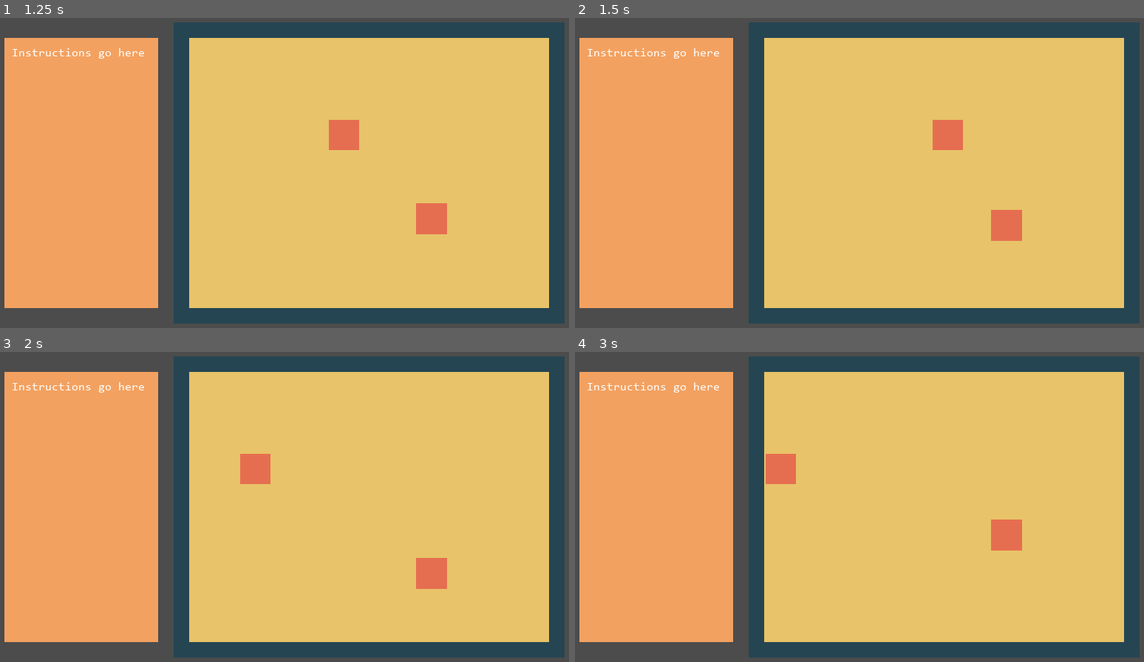
Above: before the commit, frames 1-4 (two rows, left to right).
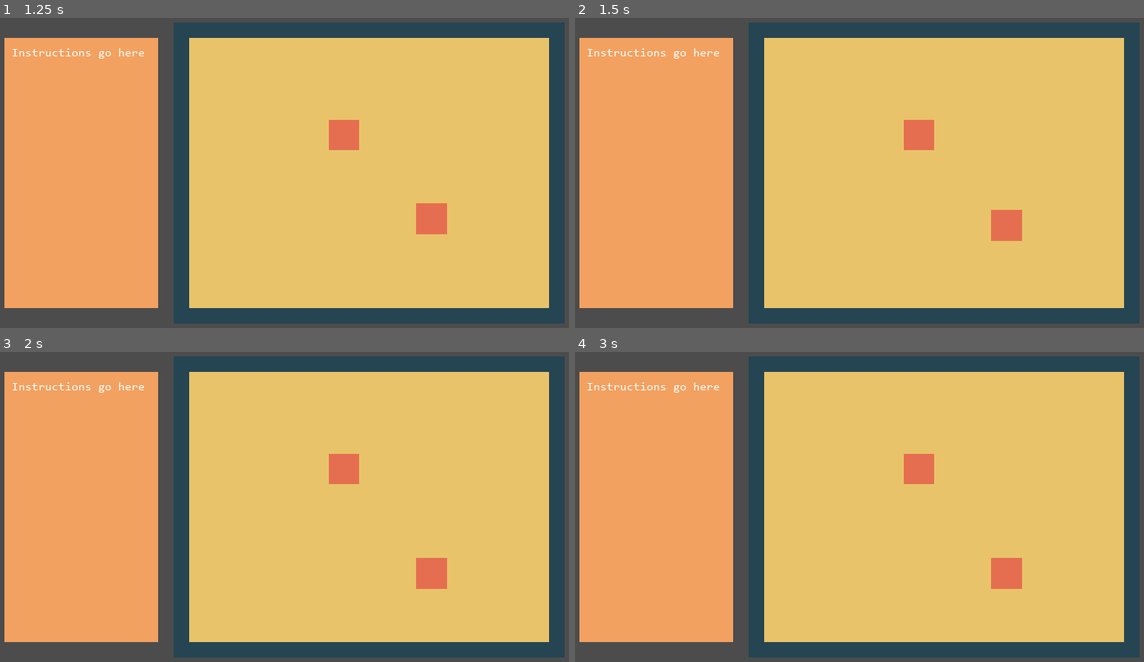
Above: after the commit, the same moments.

Repository: khathepham/CSGameJam-2023
Game: Godot game, scene res://Block Minigame.tscn
Same seed, same stepped clock (60 frames per second), same inputs: the game is played once before the commit and once after it.
Inputs (mouse positions are in pixels of both pictures, inside the frame that each line leads up to):
- Up to frame 1 (1.25 s): tap Enter at 0.5 s; drag from (364, 135) to (341, 98) at 0.52 s
- Up to frame 2 (1.5 s): tap Space at 1.25 s; drag from (1007, 219) to (831, 238) at 1.27 s
- Up to frame 3 (2 s): no input
- Up to frame 4 (3 s): tap Enter at 2 s; move the mouse to (916, 432) at 2.02 s; click (916, 432) at 2.17 s; tap Space at 2.75 s; drag from (831, 572) to (683, 457) at 2.77 s

Frame 1 is identical in both runs. In frame 2, 1.0% of the frame differs, in the area x 57-69%, y 32-43%; in frame 3, 1.0%; in frame 4, 2.1%, in the area x 33-79%, y 32-77%.

Commit message:
FIXED DRAGGING!!!!!!!!!!!!!!!

Diff:
--- a/Glitch Cat vs Developer/dragAndDrop.gd
+++ b/Glitch Cat vs Developer/dragAndDrop.gd
@@ -1,19 +1,19 @@
 extends KinematicBody2D
 
 var can_grab = false
+var is_dragging = false;
 var grabbed_offset = Vector2()
 export var horizontal = true
 
 func _input_event(viewport, event, shape_idx):
 	if event is InputEventMouseButton:
-		if event.is_action_released("click"):
-			can_grab = false
-		else:
+		if event.pressed && _check_mouse_overlap():
 			can_grab = true
-		if horizontal:
-			grabbed_offset = position.x - get_global_mouse_position().x
-		else:
-			grabbed_offset = position.y - get_global_mouse_position().y
+			if horizontal:
+				grabbed_offset = position.x - get_global_mouse_position().x
+			else:
+				grabbed_offset = position.y - get_global_mouse_position().y
+
 
 
 func _process(delta):
@@ -26,3 +26,16 @@
 			var y = get_global_mouse_position().y + grabbed_offset
 			var height = self.get_node("CollisionShape2D").shape.extents.y
 			position.y = max(min(y, 980-height), 100+height)
+	if (!Input.is_mouse_button_pressed(BUTTON_LEFT)):
+		can_grab = false
+
+func _check_mouse_overlap():
+	var mouseX = get_global_mouse_position().x
+	var mouseY = get_global_mouse_position().y
+	var width = self.get_node("CollisionShape2D").shape.extents.x
+	var height = self.get_node("CollisionShape2D").shape.extents.y
+	var insideX = mouseX > position.x-width && mouseX < position.x+width
+	var insideY = mouseY > position.y-height && mouseY < position.y+height
+	if insideX && insideY:
+		return true
+	return false
